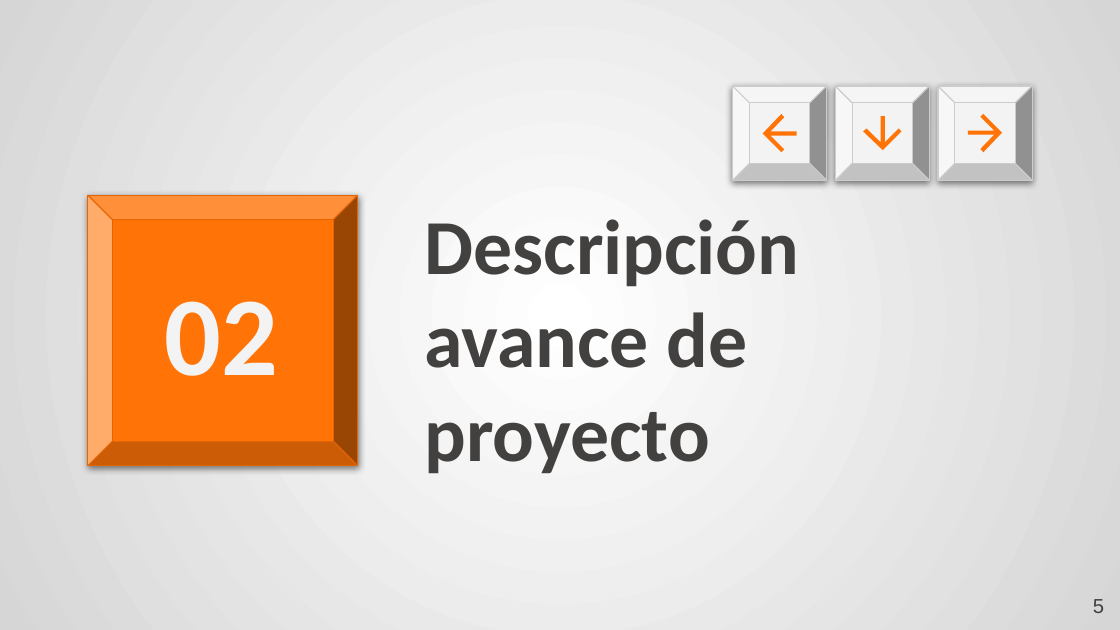
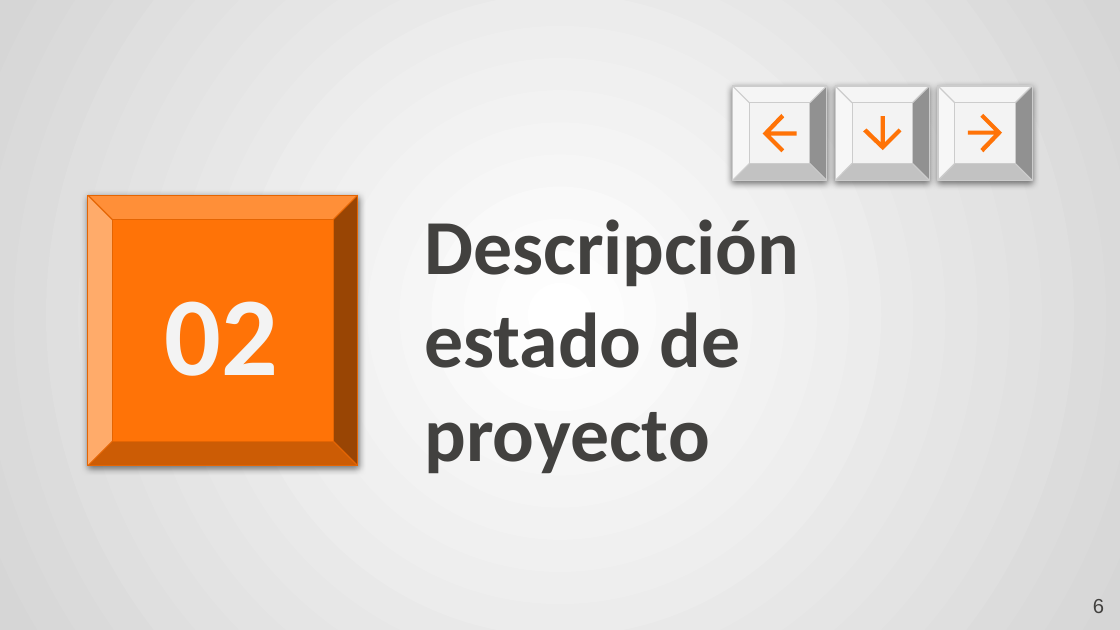
Before and after one commit to clementeaguilar-usach/Sistema_Voluntariado_noSQL, a slide deck: slide 6 of Lab 3 TBD.pptx (slide 5 before the commit). Drawn at 1120x630 pixels with LibreOffice and Linux fonts; fonts in the diff are those of the drawing. Boxes give left, top, right and bottom in pixels: in the first picture for what was removed or moved away, otherwise in the second. Text is boxed around its words. In the diff, an @@ line names an element or a change of style, - is before the commit and + after.

```diff
--- a/Lab 3 TBD.pptx
+++ b/Lab 3 TBD.pptx
@@ title at (x1=424, y1=219, x2=799, y2=474): text changed @@
-Descripción avance de proyecto
+Descripción estado de proyecto
@@ page number at (x1=1093, y1=599, x2=1104, y2=613): text changed @@
-5
+6
```
Also in this commit, not shown: 10 other slides changed, 14 slides added, 8 slides removed, 1 other file.
